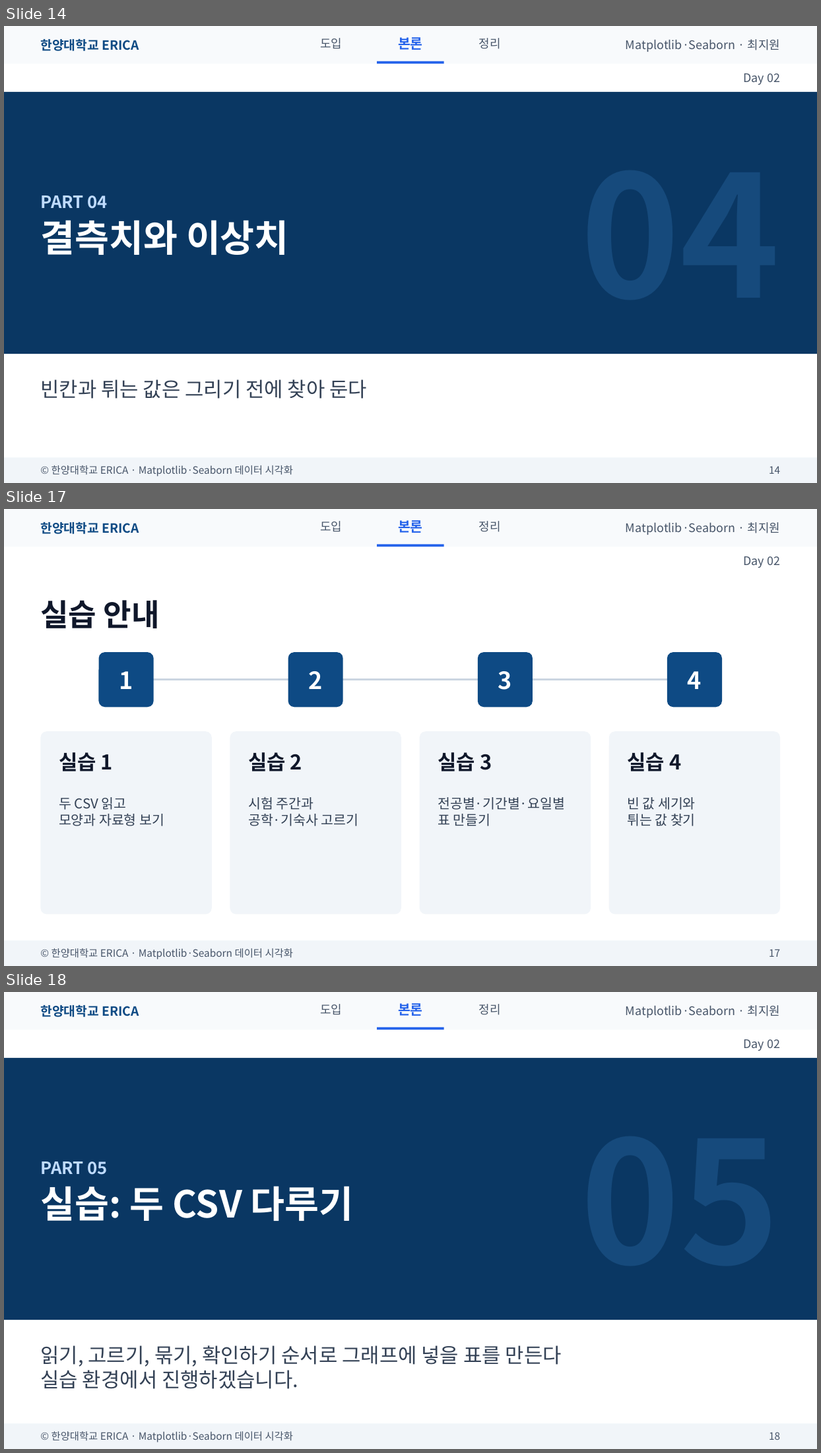
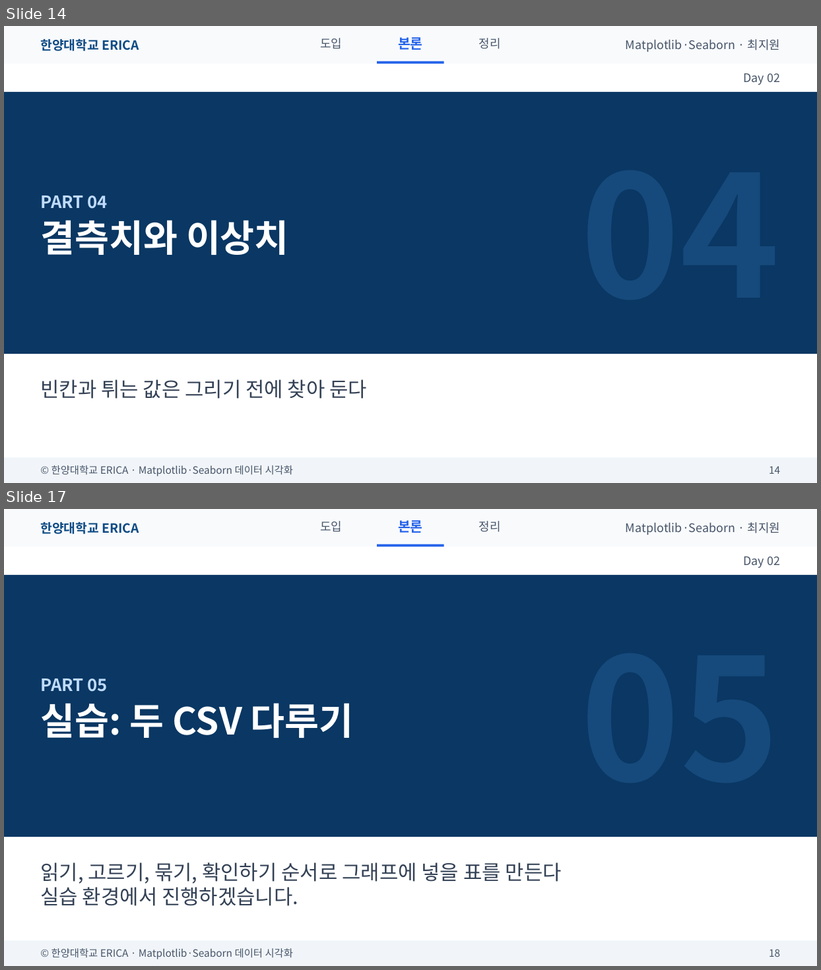
Before and after one commit to wonguwon/generate_lesson, a slide deck: materials/matplotlib-seaborn/ppt/Day02/Day02_pandas로데이터다루기.pptx. Shown one above the other, each under a label of ours: slides 14, 17 and 18 before the commit, slides 14 and 17 after it; the slides between them are not shown. The pictures are 821x1453 and 821x970 pixels, drawn with LibreOffice and Linux fonts; fonts in the diff are those of the drawing. Boxes give left, top, right and bottom in pixels: in the first picture for what was removed or moved away, otherwise in the second. Text is boxed around its words. In the diff, an @@ line names an element or a change of style, - is before the commit and + after.

```diff
--- a/materials/matplotlib-seaborn/ppt/Day02/Day02_pandas로데이터다루기.pptx
+++ b/materials/matplotlib-seaborn/ppt/Day02/Day02_pandas로데이터다루기.pptx
@@ slide 17 removed at bbox=[4, 509, 817, 966], background #FFFFFF @@
@@ rectangle removed at bbox=[4, 509, 817, 547] @@
@@ text removed at bbox=[40, 522, 139, 534] @@
-한양대학교 ERICA
@@ text removed at bbox=[320, 521, 342, 531] @@
-도입
@@ text removed at bbox=[398, 520, 423, 533] @@
-본론
@@ text removed at bbox=[479, 521, 501, 532] @@
-정리
@@ text removed at bbox=[626, 522, 781, 535] @@
-Matplotlib·Seaborn · 최지원
@@ rectangle removed at bbox=[378, 545, 444, 547] @@
@@ text removed at bbox=[743, 557, 780, 568] @@
-Day 02
@@ title removed at bbox=[40, 600, 160, 628] @@
-실습 안내
@@ rounded rectangle removed at bbox=[98, 652, 153, 707] @@
@@ rounded rectangle removed at bbox=[288, 652, 343, 707] @@
@@ rounded rectangle removed at bbox=[478, 652, 533, 707] @@
@@ rounded rectangle removed at bbox=[668, 652, 723, 707] @@
@@ text removed at bbox=[120, 671, 133, 689] @@
-1
@@ line removed from (126, 680) to (695, 680) @@
@@ text removed at bbox=[309, 671, 323, 689] @@
-2
@@ text removed at bbox=[498, 671, 512, 690] @@
-3
@@ text removed at bbox=[688, 671, 702, 689] @@
-4
@@ rounded rectangle removed at bbox=[40, 731, 212, 915] @@
@@ rounded rectangle removed at bbox=[230, 731, 402, 915] @@
@@ rounded rectangle removed at bbox=[420, 731, 591, 915] @@
@@ rounded rectangle removed at bbox=[609, 731, 781, 915] @@
@@ text removed at bbox=[59, 753, 113, 772] @@
-실습 1
@@ text removed at bbox=[248, 753, 302, 772] @@
-실습 2
@@ text removed at bbox=[438, 753, 492, 772] @@
-실습 3
@@ text removed at bbox=[627, 753, 681, 772] @@
-실습 4
@@ text removed at bbox=[59, 797, 164, 826] @@
-두 CSV 읽고
-모양과 자료형 보기
@@ text removed at bbox=[248, 797, 358, 826] @@
-시험 주간과
-공학·기숙사 고르기
@@ text removed at bbox=[438, 797, 565, 826] @@
-전공별·기간별·요일별
-표 만들기
@@ text removed at bbox=[627, 797, 696, 826] @@
-빈 값 세기와
-튀는 값 찾기
@@ rectangle removed at bbox=[4, 941, 817, 966] @@
@@ text removed at bbox=[52, 949, 293, 960] @@
-© 한양대학교 ERICA · Matplotlib·Seaborn 데이터 시각화
@@ text removed at bbox=[769, 949, 780, 957] @@
-17
@@ what was slide 18 is now slide 17 @@
```
Also in this commit, not shown: 8 slides changed, 2 other slides removed, 6 other files.
